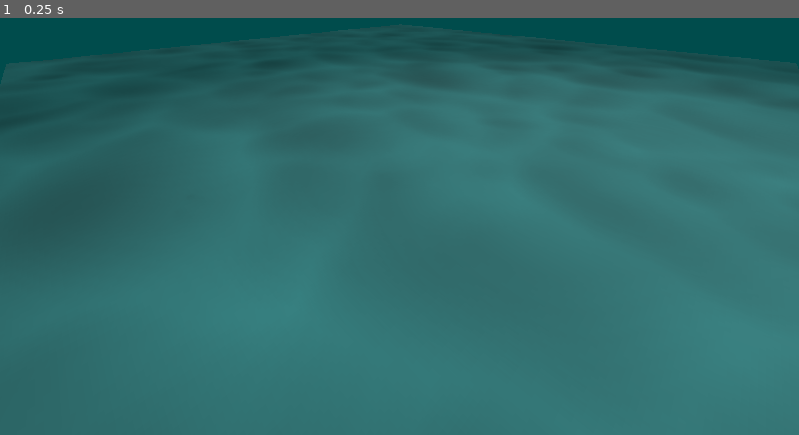
Above: before the commit, frame 1.
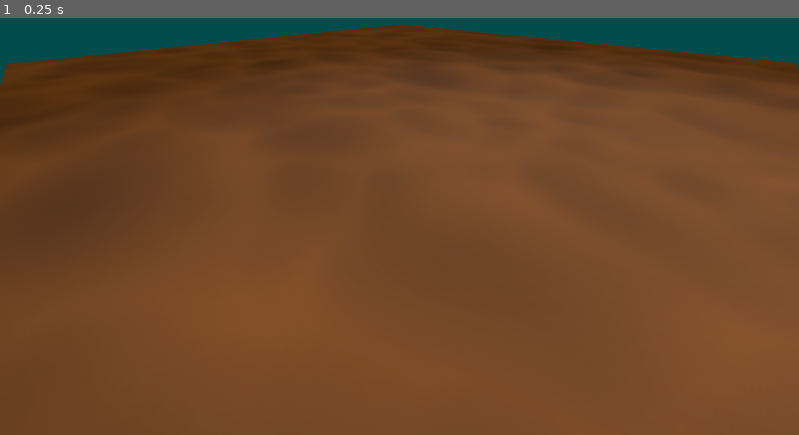
Above: after the commit, the same moment.

Repository: marcuserlandsson/Digosaur
Game: Godot game, scene res://Main.tscn
Same seed, same stepped clock (60 frames per second), same inputs: the game is played once before the commit and once after it.
Inputs:
- Up to frame 1 (0.25 s): no input

The runs differ from the first frame. In frame 1, 94% of the frame differs, in the area x 0-100%, y 1-100%.

Commit message:
Changed snow to sand

Diff:
--- a/src/snowsand-project/my-godotshaders-main/CarTracksOnSnowOrSand/Main.tscn
+++ b/src/snowsand-project/my-godotshaders-main/CarTracksOnSnowOrSand/Main.tscn
@@ -21,8 +21,8 @@
 shader_parameter/viewport_texture = SubResource("ViewportTexture_xa88w")
 shader_parameter/floor_texture = ExtResource("3_8neod")
 shader_parameter/floor_heightmap = ExtResource("3_8neod")
-shader_parameter/trail_color = Color(0, 0.447059, 0.447059, 1)
-shader_parameter/ground_modulate = Color(0.756863, 1, 1, 1)
+shader_parameter/trail_color = Color(0.480509, 0.337001, 0.0407959, 1)
+shader_parameter/ground_modulate = Color(1, 0.679158, 0.448577, 1)
 shader_parameter/ditch_height = 0.325
 
 [sub_resource type="PlaneMesh" id="PlaneMesh_8muh3"]
